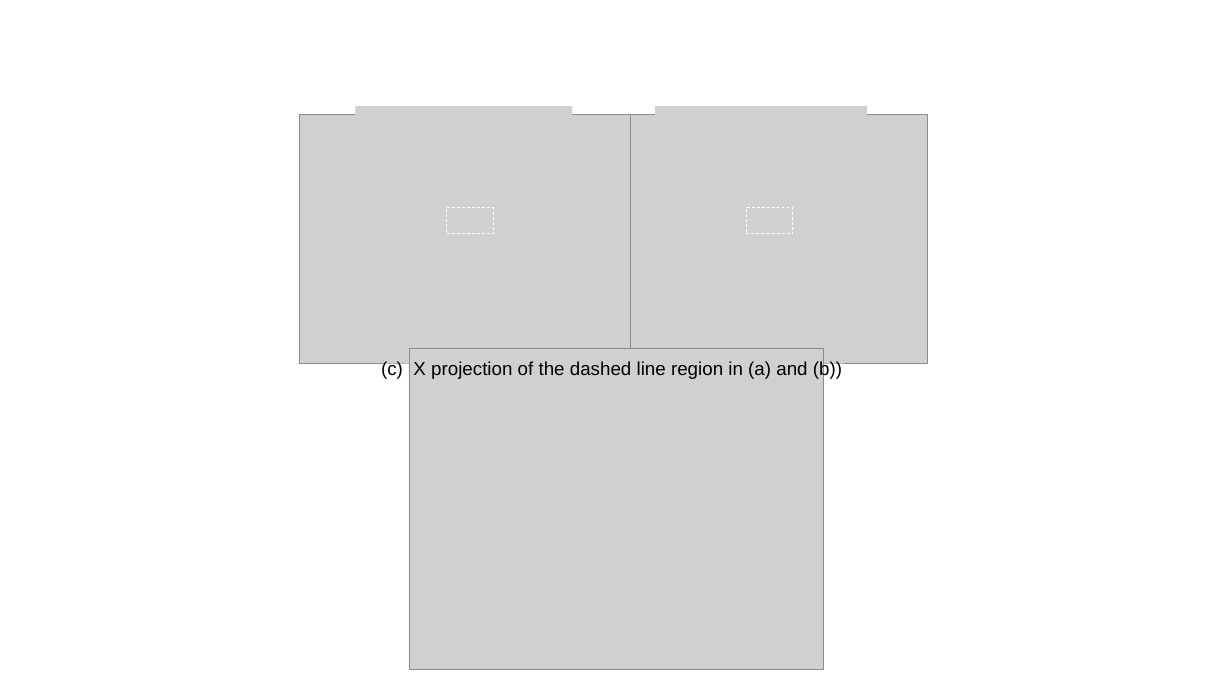
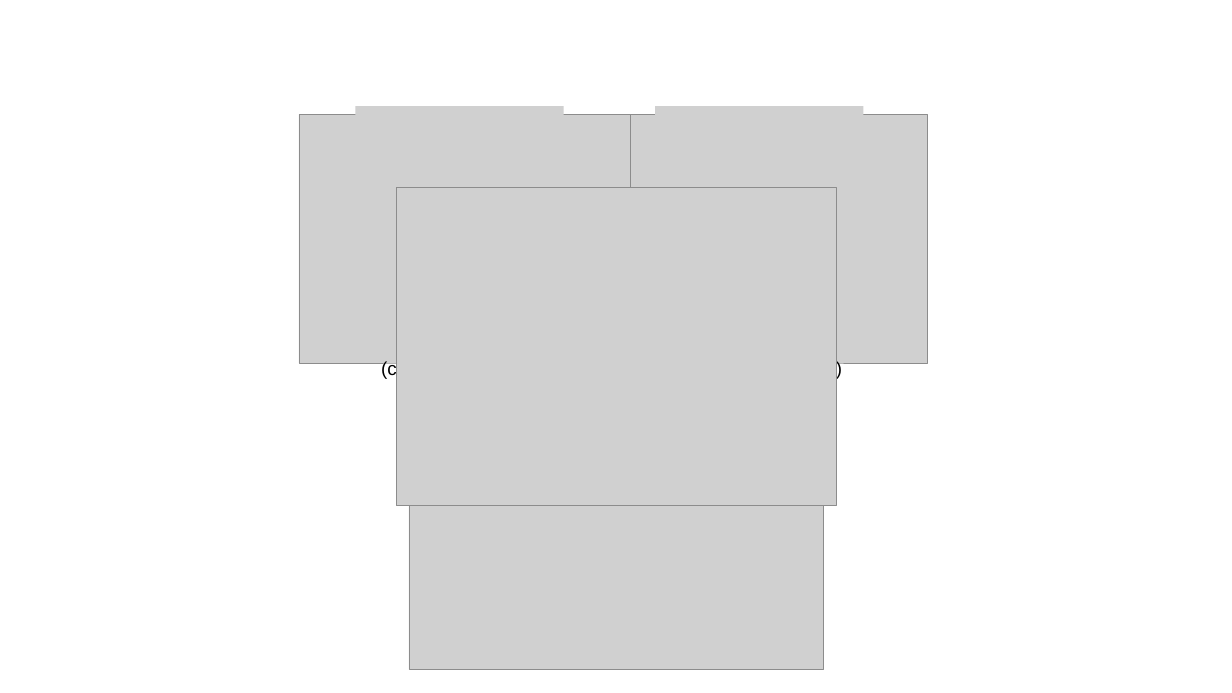
Before and after one commit to 3He-NSF/3HeNSF_2DPSD_paper, a slide deck: slide 46 of figure/figurelist [自動保存済み].pptx (slide 44 before the commit). Drawn at 1232x693 pixels with LibreOffice and Linux fonts; fonts in the diff are those of the drawing; grey boxes stand for pictures. Boxes give left, top, right and bottom in pixels: in the first picture for what was removed or moved away, otherwise in the second. Text is boxed around its words. In the diff, an @@ line names an element or a change of style, - is before the commit and + after.

```diff
--- a/figure/figurelist [自動保存済み].pptx
+++ b/figure/figurelist [自動保存済み].pptx
@@ picture: place and size @@
-picture at (355, 106, 572, 134)
+picture at (355, 106, 563, 135)
@@ picture: place and size @@
-picture at (655, 106, 867, 134)
+picture at (655, 106, 863, 135)
@@ picture added at (396, 187, 836, 506) @@
@@ rectangle removed at (446, 208, 493, 234) @@
@@ rectangle removed at (746, 208, 793, 234) @@
```
Also in this commit, not shown: 3 other slides changed, 7 slides added, 14 other files.
